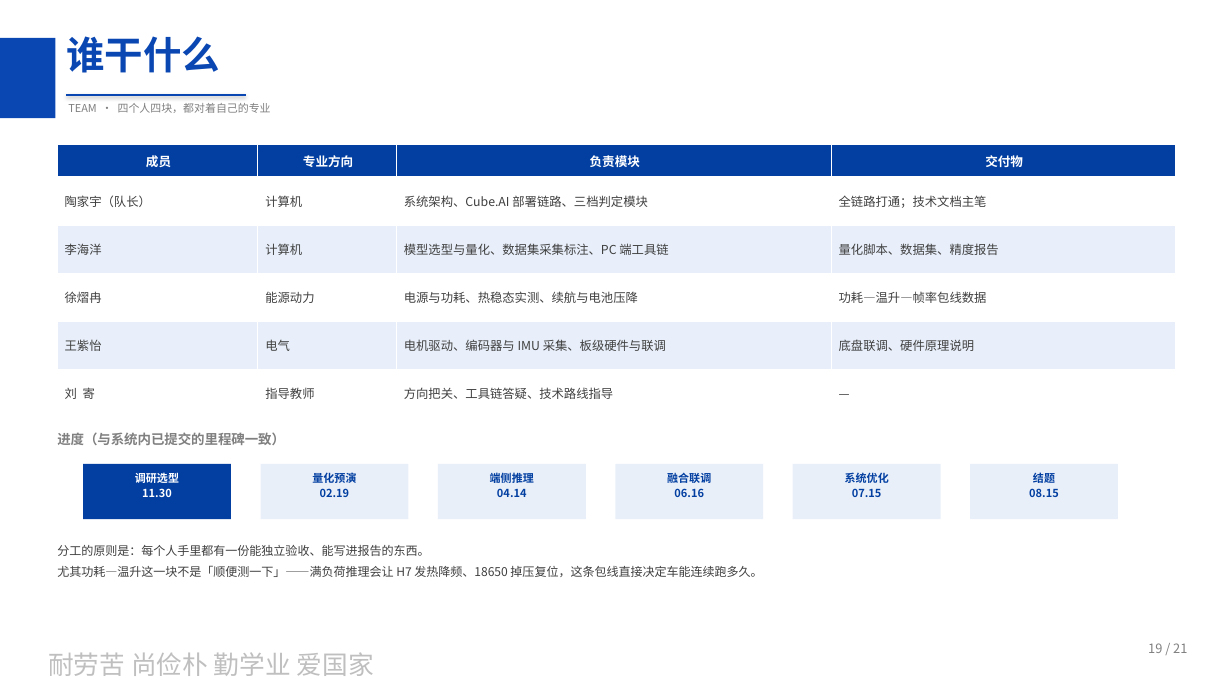
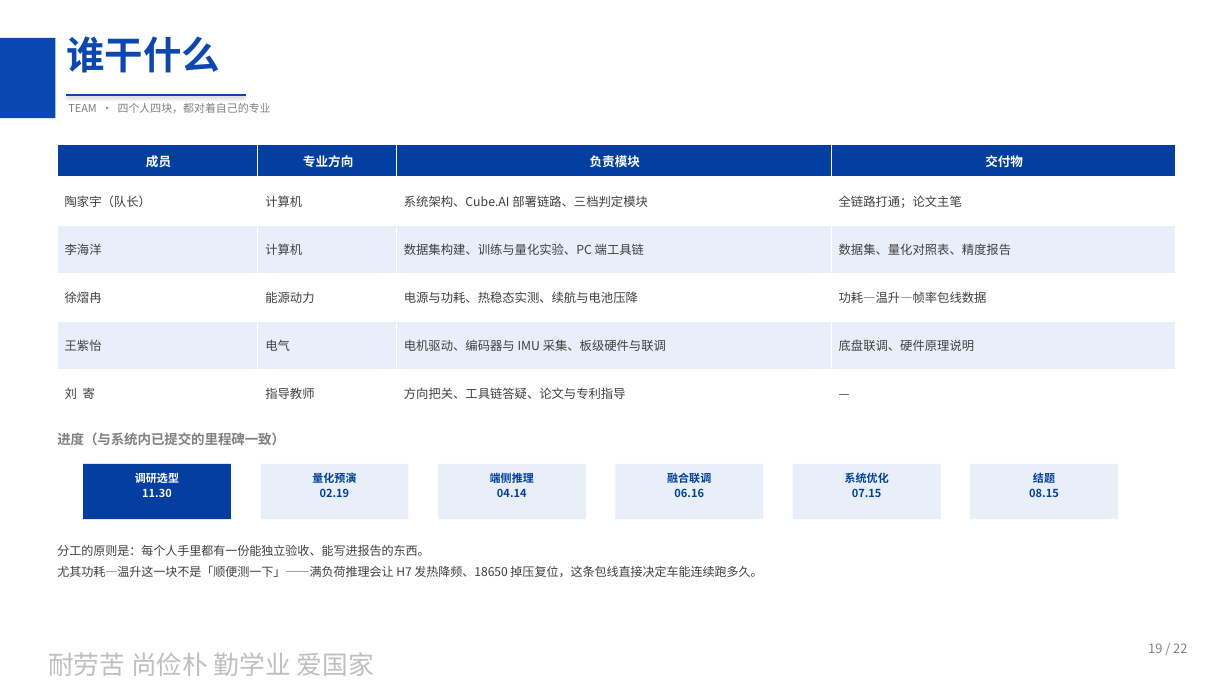
Before and after one commit to peach-ai280/srtp-tiny-detect-car, a slide deck: slide 19 of docs/01_立项/立项答辩_20261020.pptx. Drawn at 1232x693 pixels with LibreOffice and Linux fonts; fonts in the diff are those of the drawing; background and template pictures are left out. Boxes give left, top, right and bottom in pixels: in the first picture for what was removed or moved away, otherwise in the second. Text is boxed around its words. In the diff, an @@ line names an element or a change of style, - is before the commit and + after.

```diff
--- a/docs/01_立项/立项答辩_20261020.pptx
+++ b/docs/01_立项/立项答辩_20261020.pptx
@@ table at (57,144,1176,418) @@
-row 2, column 4: 全链路打通；技术文档主笔
+row 2, column 4: 全链路打通；论文主笔
-row 3, column 3: 模型选型与量化、数据集采集标注、PC 端工具链
+row 3, column 3: 数据集构建、训练与量化实验、PC 端工具链
-row 3, column 4: 量化脚本、数据集、精度报告
+row 3, column 4: 数据集、量化对照表、精度报告
-row 6, column 3: 方向把关、工具链答疑、技术路线指导
+row 6, column 3: 方向把关、工具链答疑、论文与专利指导
@@ text at (1148,643,1187,653): text changed @@
-19 / 21
+19 / 22
```
Also in this commit, not shown: 13 other slides changed, 1 slide added, 2 other files.
